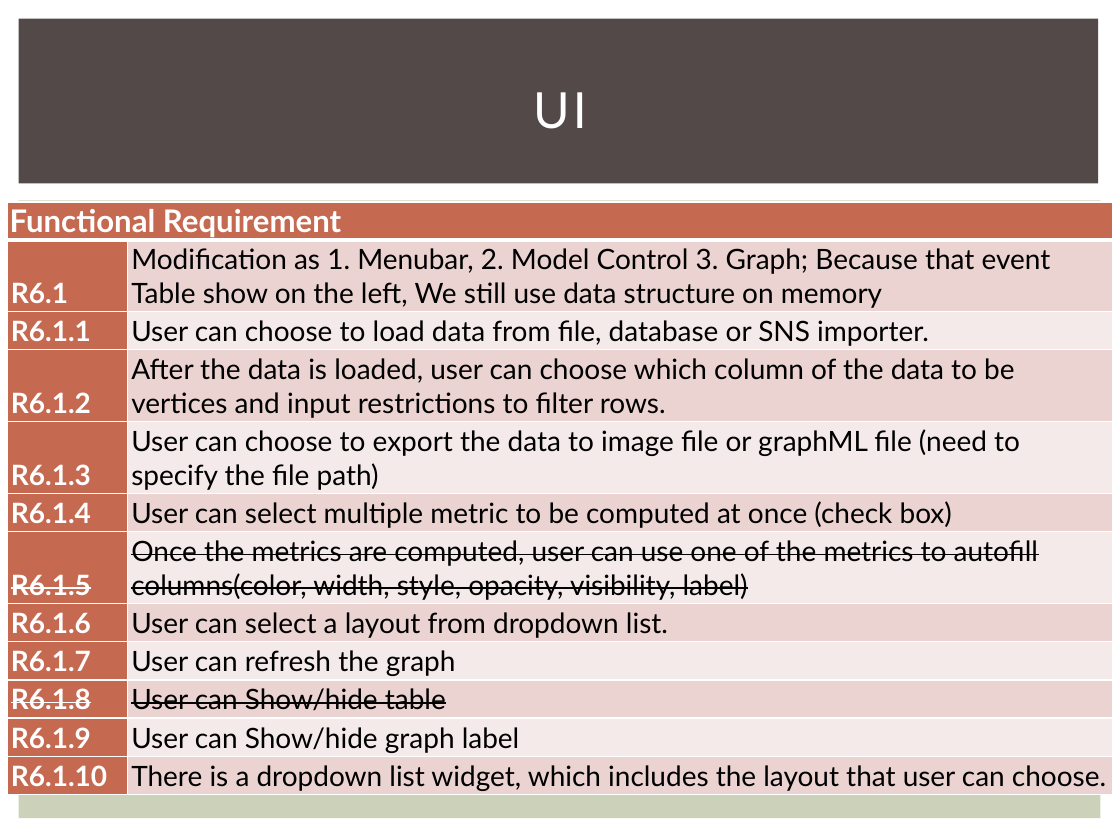
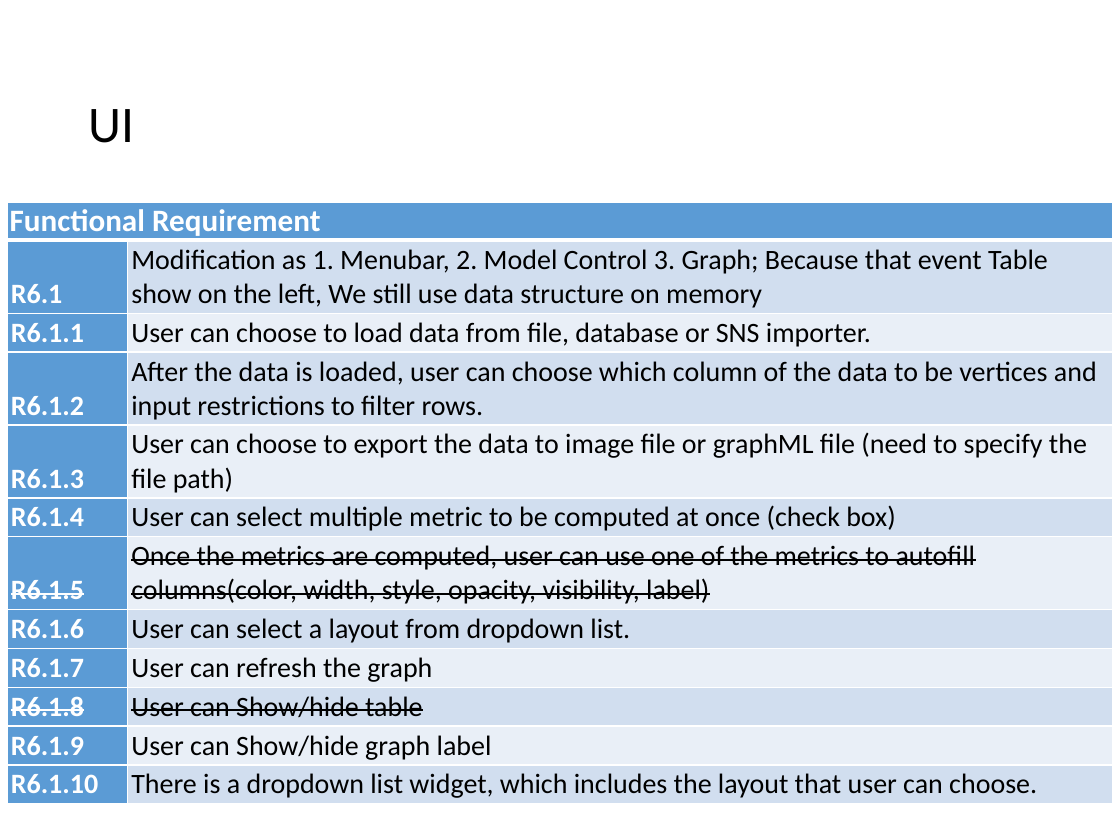
Before and after one commit to 2014-sed-team3/term-project, a slide deck: slide 11 of project/report/report.pptx (slide 12 before the commit). Drawn at 1120x840 pixels with LibreOffice and Linux fonts; fonts in the diff are those of the drawing. Boxes give left, top, right and bottom in pixels: in the first picture for what was removed or moved away, otherwise in the second. Text is boxed around its words. In the diff, an @@ line names an element or a change of style, - is before the commit and + after.

```diff
--- a/project/report/report.pptx
+++ b/project/report/report.pptx
@@ rectangle removed at [19,19,1099,184] @@
@@ title "UI": place and size @@
-title "UI" at [533,92,587,129]
+title "UI" at [88,109,134,143]
@@ title "UI" at [88,109,134,143]: size 32 to 33 pt, font Lato to Calibri, text colour #FFFFFF to #000000, letter spacing 2 to 0 pt; alignment centre to left; line spacing 1 to 0.9 @@
@@ table at [8,202,1113,802] @@
@@ fill #C66951 to #5B9BD5 in 12 cells @@
@@ fill #EAD4D0 to #D2DEEF in 6 cells @@
@@ fill #F5EBE9 to #EAEFF7 in 5 cells @@
@@ font Lato to Calibri @@
@@ rectangle removed at [19,200,1101,819] @@
```
Also in this commit, not shown: 29 other slides changed, 17 slides added, 12 slides removed.
